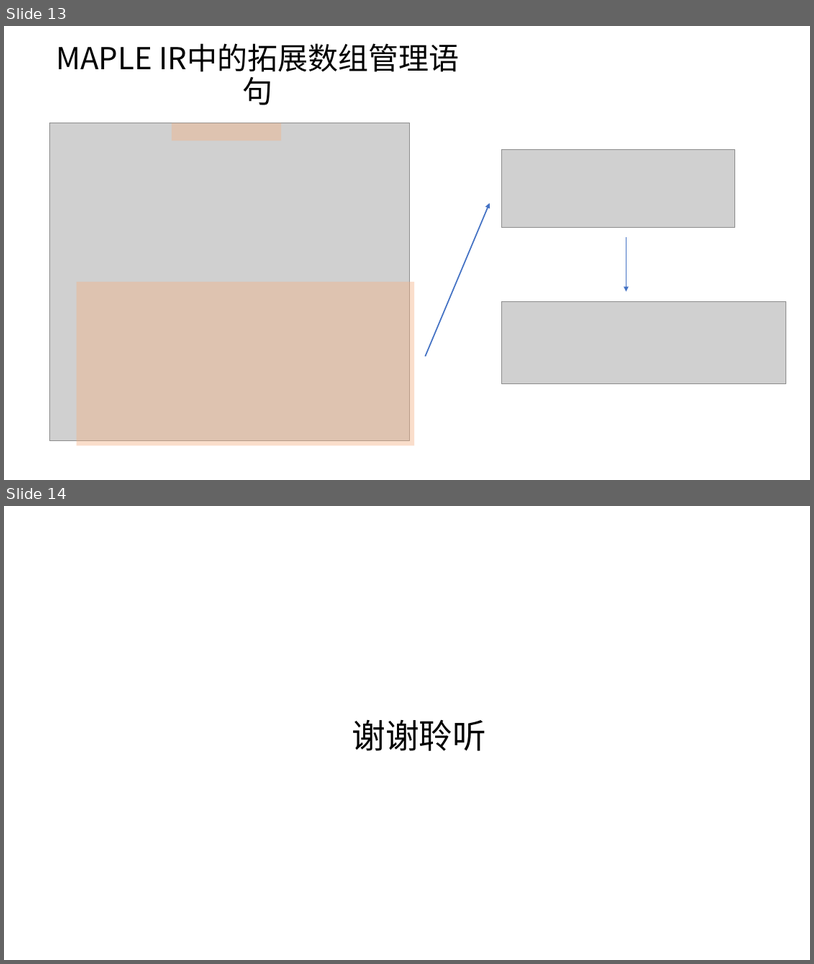
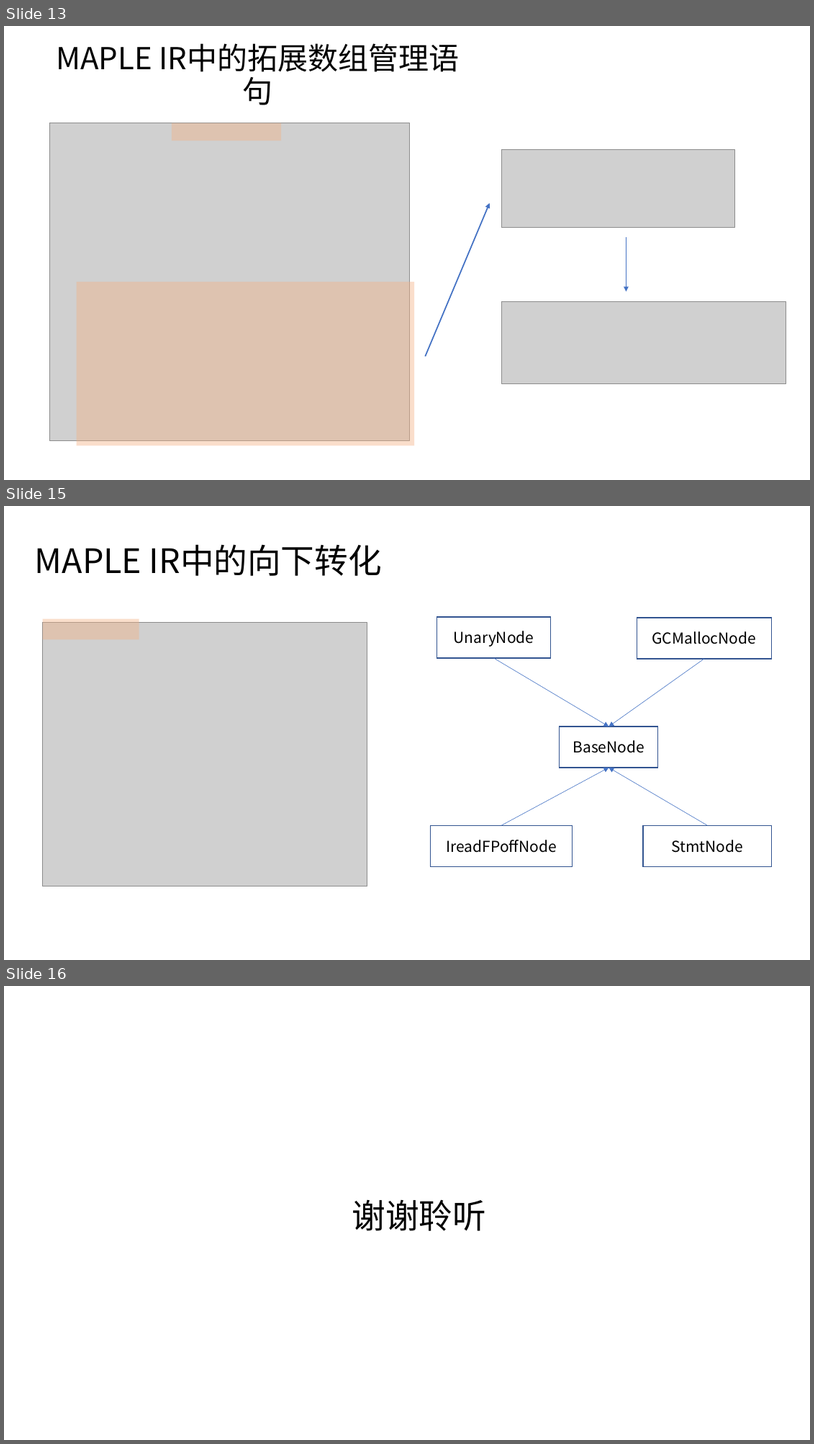
Before and after one commit to bupt-juniorTeam/OpenArkCompiler, a slide deck: 方舟编译器源码分析初稿.pptx. Shown one above the other, each under a label of ours: slides 13 and 14 before the commit, slides 13, 15 and 16 after it; the slides between them are not shown. The pictures are 814x964 and 814x1444 pixels, drawn with LibreOffice and Linux fonts; fonts in the diff are those of the drawing; grey boxes stand for pictures. Boxes give left, top, right and bottom in pixels: in the first picture for what was removed or moved away, otherwise in the second. Text is boxed around its words. In the diff, an @@ line names an element or a change of style, - is before the commit and + after.

Commit message:
增加向下转换部分

```diff
--- a/方舟编译器源码分析初稿.pptx
+++ b/方舟编译器源码分析初稿.pptx
@@ slide 15 added at [4,506,810,960], background #FFFFFF @@
@@ title added at [35,544,382,576], 40 pt, text #000000 @@
+MAPLE IR中的向下转化
@@ picture added at [43,622,367,886] @@
@@ rectangle added at [43,618,139,639], fill #F4B183 at 41% opacity @@
@@ rectangle added at [437,617,551,658], outline #325491 1 pt, 18 pt, text #000000 @@
+UnaryNode
@@ rectangle added at [638,618,772,659], outline #325491 1 pt, 18 pt, text #000000 @@
+GCMallocNode
@@ arrow added from (494, 658) to (609, 726), #4472C4 0.5 pt @@
@@ arrow added from (705, 659) to (609, 726), #4472C4 0.5 pt @@
@@ rectangle added at [560,726,658,767], outline #325491 1 pt, 18 pt, text #000000 @@
+BaseNode
@@ arrow added from (502, 826) to (609, 767), #4472C4 0.5 pt @@
@@ arrow added from (707, 826) to (609, 767), #4472C4 0.5 pt @@
@@ rectangle added at [431,826,573,867], outline #325491 1 pt, 18 pt, text #000000 @@
+IreadFPoffNode
@@ rectangle added at [643,826,772,867], outline #325491 1 pt, 18 pt, text #000000 @@
+StmtNode
@@ what was slide 14 is now slide 16 @@
```
Also in this commit, not shown: 1 slide changed, 1 other slide added.
